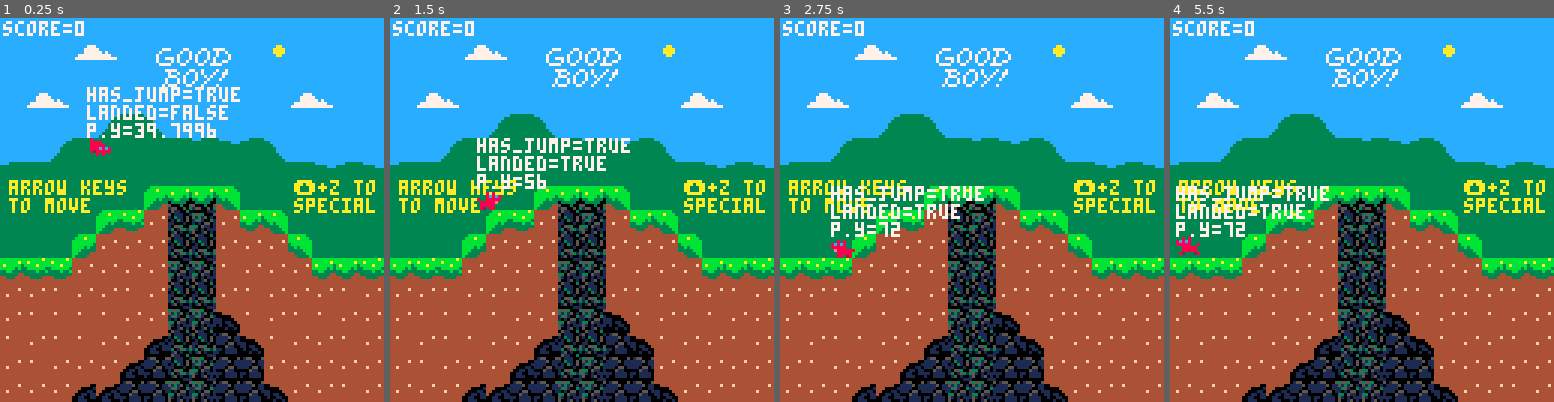
Above: before the commit, frames 1-4 (left to right).
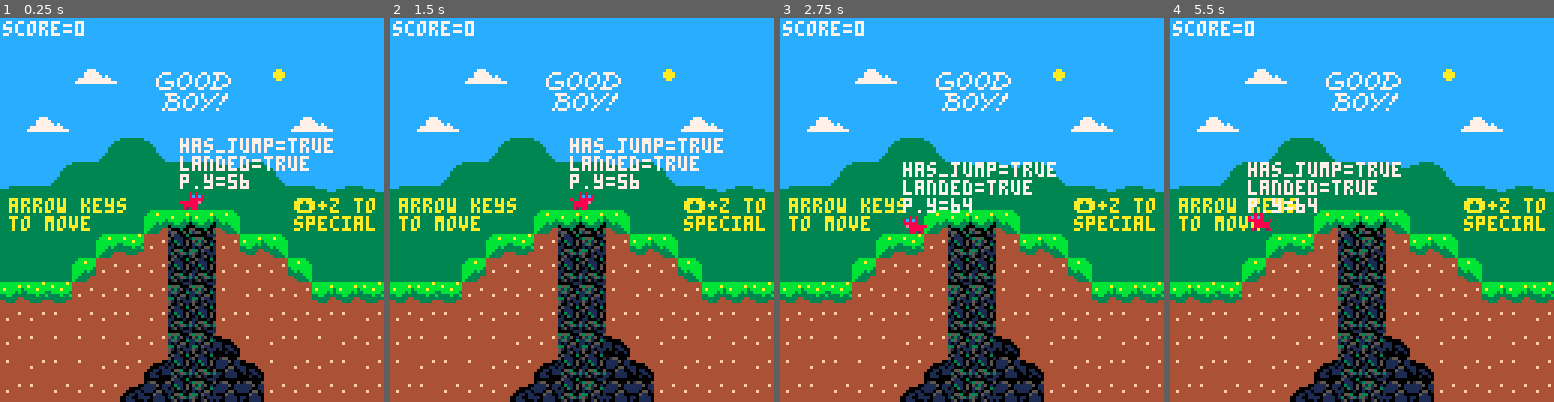
Above: after the commit, the same moments.

Repository: phf5kw/GoodBoy
Game: PICO-8 cartridge game1.p8
Same seed, same stepped clock (60 frames per second), same inputs: the game is played once before the commit and once after it.
Inputs:
- Up to frame 1 (0.25 s): no input
- Up to frame 2 (1.5 s): tap O (Z key) at 0.33, 0.7, 1.43 s
- Up to frame 3 (2.75 s): hold Left 1.97-2.37 s; tap O (Z key) at 2.22 s
- Up to frame 4 (5.5 s): hold Right 2.87-3.53 s; tap O (Z key) at 3.1, 3.98, 4.87 s; hold Up 3.58-4.08 s; hold Right 4.13-4.53 s; hold Left from 5.13 s (still down)

The runs differ from the first frame. In frame 1, 29% of the frame differs, in the area x 0-100%, y 7-100%; in frame 2, 29%; in frame 3, 29%; in frame 4, 29%.

Commit message:
levels 1-3

Diff:
--- a/game1.p8
+++ b/game1.p8
@@ -9,8 +9,8 @@
 
 	player={
 		sp=1,
-		x=29,
-		y=29,
+		x=60,
+		y=58,
 		w=8,
 		h=8,
 		flp=false,
@@ -68,10 +68,10 @@
 function game_draw()
 	cls()
 	map(0,0)
-	print("arrow keys",3,54,10)
-	print("to move",3,60,10)
-	print("⬆️+z to",98,54,10)
-	print("special",98,60,10)
+	print("arrow keys",3,60,10)
+	print("to move",3,66,10)
+	print("⬆️+z to",98,60,10)
+	print("special",98,66,10)
 	spr(player.sp,player.x,player.y,1,1,player.flp)
 	print_update()
 
@@ -615,105 +615,105 @@
 
 
 __gff__
-0001010000010000000000081080808000010100000100000000002040808080000000000000000000000703030300000000000000000000000000030303000003030303030303030000000000000000030303030303030300000000000000000303030303030707000000000000000003000000000007070000000000000000
+0001010000010000000000081080808000010100000100000000002040808080000000000000000000000703030300000000000000000000000000030303000003030303030303030000000000000000030303030303030300000000000000000101010103030707000000000000000003000000000007070000000000000000
 0300000000000000000000000000000000000000000000000000000000000000000000000000000000000000000000000000000000000000000000000000000000000000000000000000000000000000000000000000000000000000000000000000000000000000000000000000000000000000000000000000000000000000
 __map__
 3232323232323232323232323232323250505151515147686946515051515151505051515151514849517677515151510000000000000000000000000000000000000000000000000000000000000000000000000000000000000000000000000000000000000000000000000000000000000000000000000000000000000000
-3232322728322324252632373232323250444544454457686956444545444550504445444544455859447677454445500000000000000000000000000000000000000000000000000000000000000000000000000000000000000000000000000000000000000000000000000000000000000000000000000000000000000000
-32323232323233343536323232323232474c4d4e4f494d6a6a4e4f494a4e4f46474c4d4e4f494d6a6a4e4f494a4e4f460000000000000000000000000000000000000000000000000000000000000000000000000000000000000000000000000000000000000000000000000000000000000000000000000000000000000000
-32272832323232323232323227283232475c5d5e5f595d5e6a5e5f595a6d6e46475c5d5e5f595d5e6a5e5f595a6d6e460000000000000000000000000000000000000000000000000000000000000000000000000000000000000000000000000000000000000000000000000000000000000000000000000000000000000000
-32323232312230323232323232323232476c6d6e6f4b4c486d6e6f4c6d7d7e46476c6d6e6f4b4c486d6e6f4c6d7d7e460000000000000000000000000000000000000000000000000000000000000000000000000000000000000000000000000000000000000000000000000000000000000000000000000000000000000000
-32323122222222222021203032323232577c7d7e7f5b5c587d7e7f697d7e6e56577c7d7e7f5b5c587d7e7f697d7e6e560000000000000000000000000000000000000000000000000000000000000000000000000000000000000000000000000000000000000000000000000000000000000000000000000000000000000000
-20222222222222222222222222212021475c5d5e5f6b6c68696a5e796d6e7e56475c5d5e5f6b6c68696a5e796d6e7e560000000000000000000000000000000000000000000000000000000000000000000000000000000000000000000000000000000000000000000000000000000000000000000000000000000000000000
-2222222222223d2a2a2d222222222222576a6d6e6f4d4e78797a6e694b7e7f56576a6d6e6f4d4e78797a6e694b7e7f560000000000000000000000000000000000000000000000000000000000000000000000000000000000000000000000000000000000000000000000000000000000000000000000000000000000000000
-222222223d2c3b76773b2b2d22222222476a7d7e4a5d5e4a4b4c7e795b4e4f56476a7d7e4a5d5e4a4b4c7e795b4e4f560000000000000000000000000000000000000000000000000000000000000000000000000000000000000000000000000000000000000000000000000000000000000000000000000000000000000000
-2222223d3b3b3b76763b3b3b2d222222474b6a4d6e5a4b5a5b5c5d5a5d5e5f46474b6a4d6e5a4b5a5b5c5d5a5d5e5f460000000000000000000000000000000000000000000000000000000000000000000000000000000000000000000000000000000000000000000000000000000000000000000000000000000000000000
-2b2c2c3b3b3b3b77773c3b3b3b2b2b2c5748494a7e4c4e4f48494e686a4e4f565748494a7e4c4e4f48494e686a4e4f560000000000000000000000000000000000000000000000000000000000000000000000000000000000000000000000000000000000000000000000000000000000000000000000000000000000000000
-3b3b3c3b3b3c3b76763b3c3b3b3b3c3b57586a5a5b5c5a5f4c595e78795e5f5657586a5a5b5c5a5f4c595e78795e5f560000000000000000000000000000000000000000000000000000000000000000000000000000000000000000000000000000000000000000000000000000000000000000000000000000000000000000
-3b3c3c3c3c3b3b7777553c3b3c3c3b3b4768694c6b6c6e6f4c6d6e6c6d6e6f464768694c6b6c6e6f4c6d6e6c6d6e6f460000000000000000000000000000000000000000000000000000000000000000000000000000000000000000000000000000000000000000000000000000000000000000000000000000000000000000
-3c3b3c3c3b3b54767651553c3b3b3c3b5778694c7b7c7e7f4c7d7e7c7d7e7f465778694c7b7c7e7f4c7d7e7c7d7e7f460000000000000000000000000000000000000000000000000000000000000000000000000000000000000000000000000000000000000000000000000000000000000000000000000000000000000000
-3b3c3b3b3b5451767751513b3b3b3b3b50405540554155666754404140414151504055405541546667544041404141510000000000000000000000000000000000000000000000000000000000000000000000000000000000000000000000000000000000000000000000000000000000000000000000000000000000000000
-3b3b3b5454515177775151553b3b3c3b50515150515157767746515150515151505151505253527677515151505151510000000000000000000000000000000000000000000000000000000000000000000000000000000000000000000000000000000000000000000000000000000000000000000000000000000000000000
-5051505150515000005150505150505150505151515157666746767751515151505051515151516667517677515151510000000000000000000000000000000000000000000000000000000000000000000000000000000000000000000000000000000000000000000000000000000000000000000000000000000000000000
+3232323232323232323232323232323250444544454457686956444545444550504445444544455859447677454445500000000000000000000000000000000000000000000000000000000000000000000000000000000000000000000000000000000000000000000000000000000000000000000000000000000000000000
+32323227283223242526323732323232474c4d4e4f494d6a6a4e4f494a4e4f46474c4d4e4f494d6a6a4e4f494a4e4f460000000000000000000000000000000000000000000000000000000000000000000000000000000000000000000000000000000000000000000000000000000000000000000000000000000000000000
+32323232323233343536323232323232475c5d5e5f595d5e6a5e5f595a6d6e46475c5d5e5f595d5e6a5e5f595a6d6e460000000000000000000000000000000000000000000000000000000000000000000000000000000000000000000000000000000000000000000000000000000000000000000000000000000000000000
+32272832323232323232323227283232476c6d6e6f4b4c486d6e6f4c6d7d7e46476c6d6e6f4b4c486d6e6f4c6d7d7e460000000000000000000000000000000000000000000000000000000000000000000000000000000000000000000000000000000000000000000000000000000000000000000000000000000000000000
+32323232312230323232323232323232577c7d7e7f5b5c587d7e7f697d7e6e56577c7d7e7f5b5c587d7e7f697d7e6e560000000000000000000000000000000000000000000000000000000000000000000000000000000000000000000000000000000000000000000000000000000000000000000000000000000000000000
+32323122222222222021203032323232475c5d5e5f6b6c68696a5e796d6e7e56475c5d5e5f6b6c68696a5e796d6e7e560000000000000000000000000000000000000000000000000000000000000000000000000000000000000000000000000000000000000000000000000000000000000000000000000000000000000000
+20222222222222222222222222212021576a6d6e6f4d4e78797a6e694b7e7f56576a6d6e6f4d4e78797a6e694b7e7f560000000000000000000000000000000000000000000000000000000000000000000000000000000000000000000000000000000000000000000000000000000000000000000000000000000000000000
+2222222222223d2a2a2d222222222222476a7d7e4a5d5e4a4b4c7e795b4e4f56476a7d7e4a5d5e4a4b4c7e795b4e4f560000000000000000000000000000000000000000000000000000000000000000000000000000000000000000000000000000000000000000000000000000000000000000000000000000000000000000
+222222223d2c3b76773b2b2d22222222474b6a4d6e5a4b5a5b5c5d5a5d5e5f46474b6a4d6e5a4b5a5b5c5d5a5d5e5f460000000000000000000000000000000000000000000000000000000000000000000000000000000000000000000000000000000000000000000000000000000000000000000000000000000000000000
+2222223d3b3b3b76763b3b3b2d2222225748494a7e4c4e4f48494e686a4e4f565748494a7e4c4e4f48494e686a4e4f560000000000000000000000000000000000000000000000000000000000000000000000000000000000000000000000000000000000000000000000000000000000000000000000000000000000000000
+2b2c2c3b3b3b3b77773c3b3b3b2b2b2c57586a5a5b5c5a5f4c595e78795e5f5657586a5a5b5c5a5f4c595e78795e5f560000000000000000000000000000000000000000000000000000000000000000000000000000000000000000000000000000000000000000000000000000000000000000000000000000000000000000
+3b3b3c3b3b3c3b76763b3c3b3b3b3c3b4768694c6b6c6e6f4c6d6e6c6d6e6f464768694c6b6c6e6f4c6d6e6c6d6e6f460000000000000000000000000000000000000000000000000000000000000000000000000000000000000000000000000000000000000000000000000000000000000000000000000000000000000000
+3b3c3c3c3c3b3b7777553c3b3c3c3b3b5778694c7b7c7e7f4c7d7e7c7d7e7f465778694c7b7c7e7f4c7d7e7c7d7e7f460000000000000000000000000000000000000000000000000000000000000000000000000000000000000000000000000000000000000000000000000000000000000000000000000000000000000000
+3c3b3c3c3b3b54767651553c3b3b3c3b50405540554155666754404140414151504055405541546667544041404141510000000000000000000000000000000000000000000000000000000000000000000000000000000000000000000000000000000000000000000000000000000000000000000000000000000000000000
+3b3c3b3b3b5451767751513b3b3b3b3b50515150515157767746515150515151505151505253527677515151505151510000000000000000000000000000000000000000000000000000000000000000000000000000000000000000000000000000000000000000000000000000000000000000000000000000000000000000
+3b3b3b5454515177775151553b3b3c3b50505151515157666746767751515151505051515151516667517677515151510000000000000000000000000000000000000000000000000000000000000000000000000000000000000000000000000000000000000000000000000000000000000000000000000000000000000000
 5044454445444500004445444544455050444544454457767744767745444550504445444544457677447677454445500000000000000000000000000000000000000000000000000000000000000000000000000000000000000000000000000000000000000000000000000000000000000000000000000000000000000000
 474c4d4e4f494d00000000494a4e4f46474c4d4e4f494d6a6a4e4f494a4e4f46474c4d4e4f494d6a6a4e4f494a4e4f460000000000000000000000000000000000000000000000000000000000000000000000000000000000000000000000000000000000000000000000000000000000000000000000000000000000000000
-475c5d5e5f590000005e00595a6d6e46475c5d5e5f595d5e6a5e5f595a6d6e46475c5d5e5f595d5e6a5e5f595a6d6e460000000000000000000000000000000000000000000000000000000000000000000000000000000000000000000000000000000000000000000000000000000000000000000000000000000000000000
-476c6d6e6f0063606162004c6d7d7e46476c6d6e6f4b4c486d6e6f4c6d7d7e46476c6d6e6f4b4c486d6e6f4c6d7d7e460000000000000000000000000000000000000000000000000000000000000000000000000000000000000000000000000000000000000000000000000000000000000000000000000000000000000000
-506061627f5b00007d7e00697d7e4250577c7d7e7f5b5c587d7e7f697d7e6e56577c7d7e7f5b5c587d7e7f697d7e6e560000000000000000000000000000000000000000000000000000000000000000000000000000000000000000000000000000000000000000000000000000000000000000000000000000000000000000
-475c005e5f6b0000006a5e796d425050475c5d5e5f6b6c68696a5e796d6e7e56475c5d5e5f6b6c68696a5e796d6e7e560000000000000000000000000000000000000000000000000000000000000000000000000000000000000000000000000000000000000000000000000000000000000000000000000000000000000000
-576a6d6e6f4d00006360616061707050576a6d6e6f4d4e78797a6e694b7e7f56576a6d6e6f4d4e78797a6e694b7e7f560000000000000000000000000000000000000000000000000000000000000000000000000000000000000000000000000000000000000000000000000000000000000000000000000000000000000000
-476a7d7e4a5d5e004b4c7e795b4e4f56476a7d7e4a5d5e4a4b4c7e795b4e4f56476a7d7e4a5d5e4a4b4c7e795b4e4f560000000000000000000000000000000000000000000000000000000000000000000000000000000000000000000000000000000000000000000000000000000000000000000000000000000000000000
-474b6a4d6e5a005a5b5c5d5a5d5e5f46474b6a4d6e5a4b5a5b5c5d5a5d5e5f46474b6a4d6e5a4b5a5b5c5d5a5d5e5f460000000000000000000000000000000000000000000000000000000000000000000000000000000000000000000000000000000000000000000000000000000000000000000000000000000000000000
-574849424041434f48494e006a4e4f565748494a7e4c4e4f48494e686a4e4f565748494a7e4c4e4f48494e686a4e4f560000000000000000000000000000000000000000000000000000000000000000000000000000000000000000000000000000000000000000000000000000000000000000000000000000000000000000
-50404151505151434c595e00795e5f5657586a5a5b5c5a5f4c595e78795e5f5657586a5a5b5c5a5f4c595e78795e5f560000000000000000000000000000000000000000000000000000000000000000000000000000000000000000000000000000000000000000000000000000000000000000000000000000000000000000
+47685d5e5f590000005e00590b6d6e46475c5d5e5f595d5e6a5e5f595a6d6e46475c5d5e5f595d5e6a5e5f595a6d6e460000000000000000000000000000000000000000000000000000000000000000000000000000000000000000000000000000000000000000000000000000000000000000000000000000000000000000
+47686d686f00004a0000004c6d7d7e46476c6d6e6f4b4c486d6e6f4c6d7d7e46476c6d6e6f4b4c486d6e6f4c6d7d7e460000000000000000000000000000000000000000000000000000000000000000000000000000000000000000000000000000000000000000000000000000000000000000000000000000000000000000
+507b0b68695b005a7d7e00697d7e4250577c7d7e7f5b5c587d7e7f697d7e6e56577c7d7e7f5b5c587d7e7f697d7e6e560000000000000000000000000000000000000000000000000000000000000000000000000000000000000000000000000000000000000000000000000000000000000000000000000000000000000000
+477b7b5e5f6b0000006a5e796d425050475c5d5e5f6b6c68696a5e796d6e7e56475c5d5e5f6b6c68696a5e796d6e7e560000000000000000000000000000000000000000000000000000000000000000000000000000000000000000000000000000000000000000000000000000000000000000000000000000000000000000
+5161627b6f5a00005a5a636061707050576a6d6e6f4d4e78797a6e694b7e7f56576a6d6e6f4d4e78797a6e694b7e7f560000000000000000000000000000000000000000000000000000000000000000000000000000000000000000000000000000000000000000000000000000000000000000000000000000000000000000
+476a7d7b4a5a5e004b4c7e795a4e4f56476a7d7e4a5d5e4a4b4c7e795b4e4f56476a7d7e4a5d5e4a4b4c7e795b4e4f560000000000000000000000000000000000000000000000000000000000000000000000000000000000000000000000000000000000000000000000000000000000000000000000000000000000000000
+474b6a7b5a5a636061625d5a5a5e5a46474b6a4d6e5a4b5a5b5c5d5a5d5e5f46474b6a4d6e5a4b5a5b5c5d5a5d5e5f460000000000000000000000000000000000000000000000000000000000000000000000000000000000000000000000000000000000000000000000000000000000000000000000000000000000000000
+575a495a5a5a5a5a48494e006a4e4f565748494a7e4c4e4f48494e686a4e4f565748494a7e4c4e4f48494e686a4e4f560000000000000000000000000000000000000000000000000000000000000000000000000000000000000000000000000000000000000000000000000000000000000000000000000000000000000000
+50404140414041434c595e00795e5f5657586a5a5b5c5a5f4c595e78795e5f5657586a5a5b5c5a5f4c595e78795e5f560000000000000000000000000000000000000000000000000000000000000000000000000000000000000000000000000000000000000000000000000000000000000000000000000000000000000000
 50515150515051514c6d00686d686f464768694c6b6c6e6f4c6d6e6c6d6e6f464768694c6b6c6e6f4c6d6e6c6d6e6f460000000000000000000000000000000000000000000000000000000000000000000000000000000000000000000000000000000000000000000000000000000000000000000000000000000000000000
 5150515051515051414041437d7e42505778694c7b7c7e7f4c7d7e7c7d7e7f465778694c7b7c7e7f4c7d7e7c7d7e7f460000000000000000000000000000000000000000000000000000000000000000000000000000000000000000000000000000000000000000000000000000000000000000000000000000000000000000
 5150515051505051505150516667505150405540554154666754404140414151504055405541546667544041404141510000000000000000000000000000000000000000000000000000000000000000000000000000000000000000000000000000000000000000000000000000000000000000000000000000000000000000
-5050515050515051505151517677515051515150515151767751515150515151505151505253527677515151505151510000000000000000000000000000000000000000000000000000000000000000000000000000000000000000000000000000000000000000000000000000000000000000000000000000000000000000
-…(67 lines of a section not shown)…
+5050515051505151505150517677515051515150515151767751515150515151505151505253527677515151505151510000000000000000000000000000000000000000000000000000000000000000000000000000000000000000000000000000000000000000000000000000000000000000000000000000000000000000
+…(67 lines of a section not shown)…
Not shown, changed: 44 lines of the sprite sheet (__gfx__) section of game1.p8
